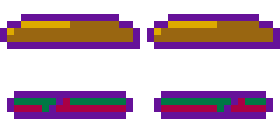
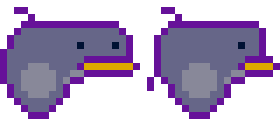
Before/after of a 280 × 140 layered artwork. What changed in the layer stack:
added layer "Layer 9" above "Layer 7" over 0, 7, 280, 119
hid "Layer 7" over 0, 14, 280, 119
